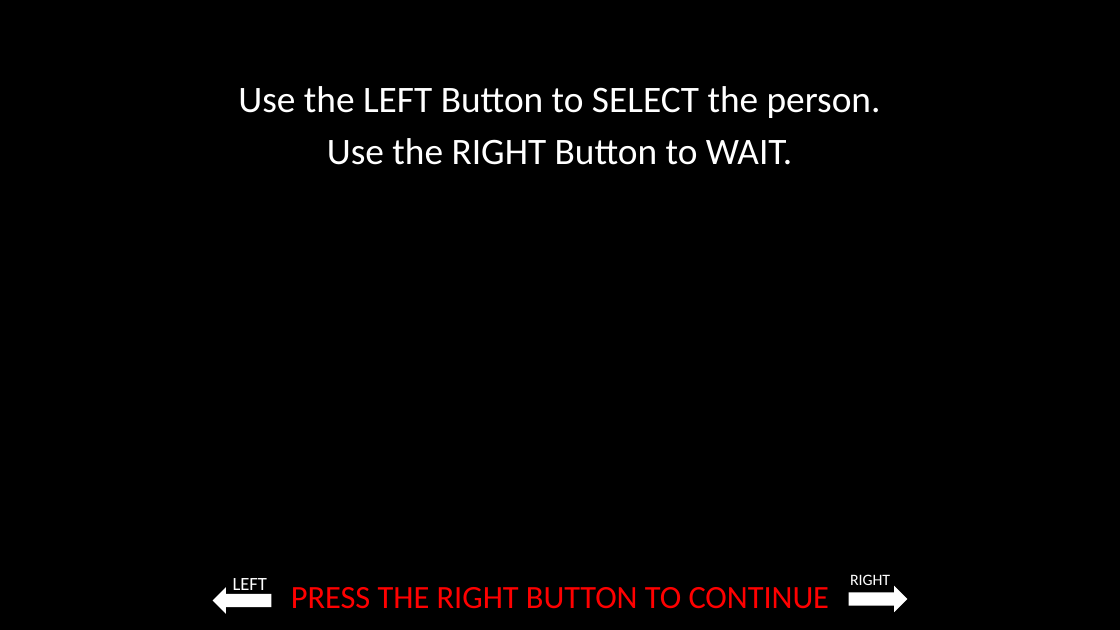
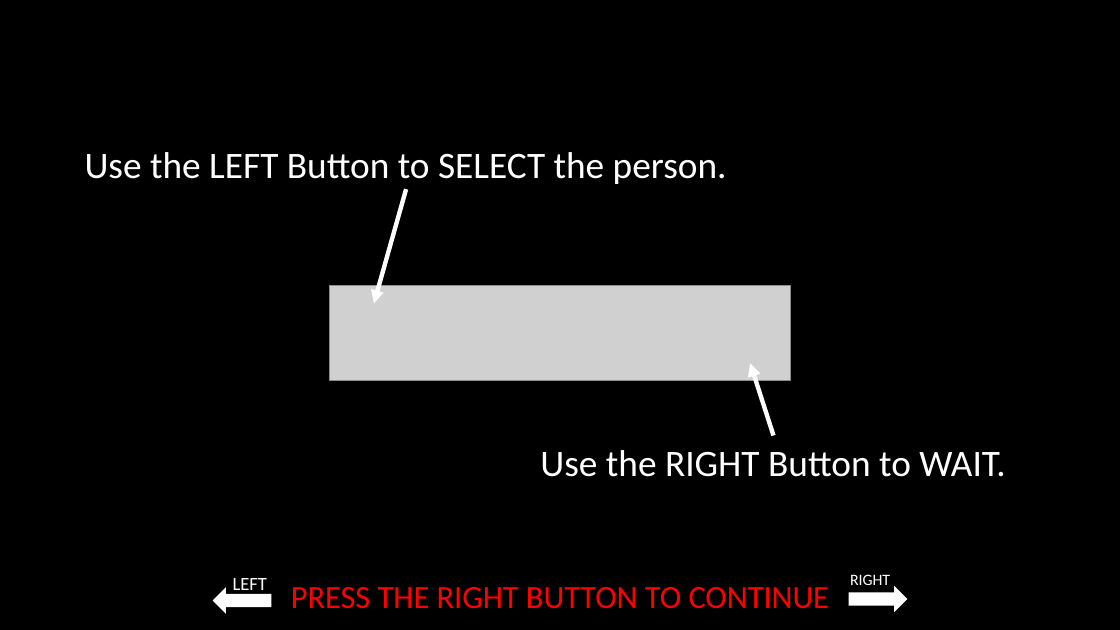
Before and after one commit to laureate-institute-for-brain-research/StimToolOnline, a slide deck: slide 13 of public/js/tasks/blind_dating/media/Blind_dating_game_instructions.pptx (slide 11 before the commit). Drawn at 1120x630 pixels with LibreOffice and Linux fonts; fonts in the diff are those of the drawing; grey boxes stand for pictures. Boxes give left, top, right and bottom in pixels: in the first picture for what was removed or moved away, otherwise in the second. Text is boxed around its words. In the diff, an @@ line names an element or a change of style, - is before the commit and + after.

```diff
--- a/public/js/tasks/blind_dating/media/Blind_dating_game_instructions.pptx
+++ b/public/js/tasks/blind_dating/media/Blind_dating_game_instructions.pptx
@@ text "Use the LEFT Button to ...": place and size @@
-text "Use the LEFT Button to ..." at bbox=[238, 86, 881, 165]
+text "Use the LEFT Button to ..." at bbox=[85, 152, 727, 184]
@@ text at bbox=[327, 138, 792, 165]: paragraph removed @@
-Use the RIGHT Button to WAIT.
@@ arrow added from (406, 189) to (374, 303), #FFFFFF 3.75 pt @@
@@ picture added at bbox=[329, 286, 791, 381] @@
@@ arrow added from (774, 435) to (750, 363), #FFFFFF 3.75 pt @@
@@ text added at bbox=[540, 450, 1005, 477], 32 pt, text #FFFFFF @@
+Use the RIGHT Button to WAIT.
```
Also in this commit, not shown: 15 other slides changed, 4 slides added, 29 other files.
